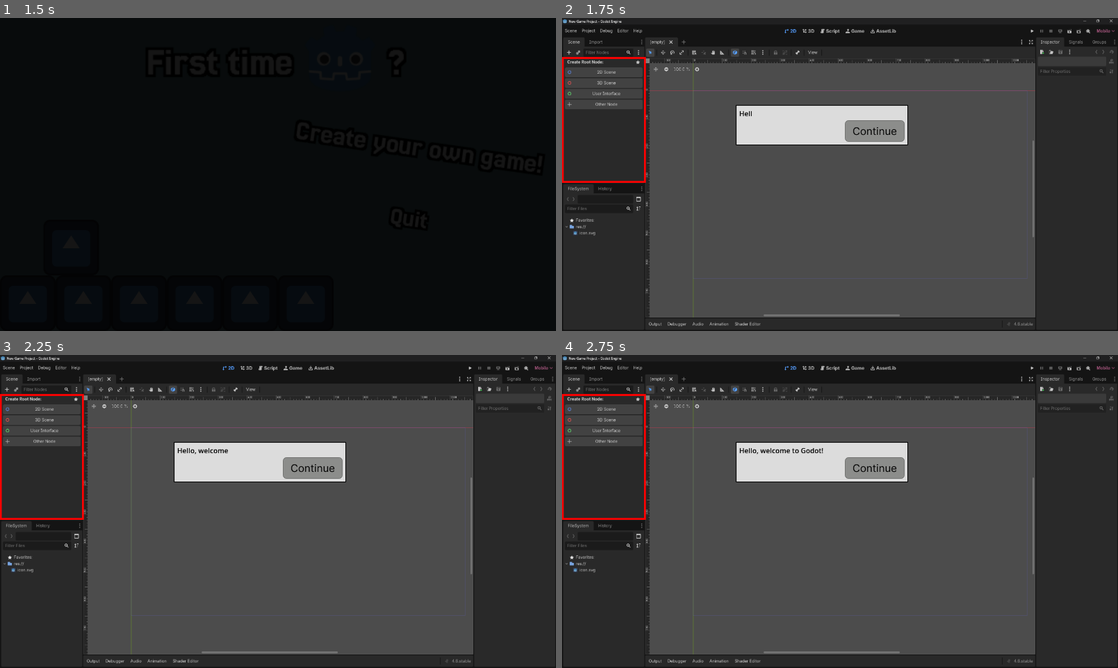
Above: before the commit, frames 1-4 (two rows, left to right).
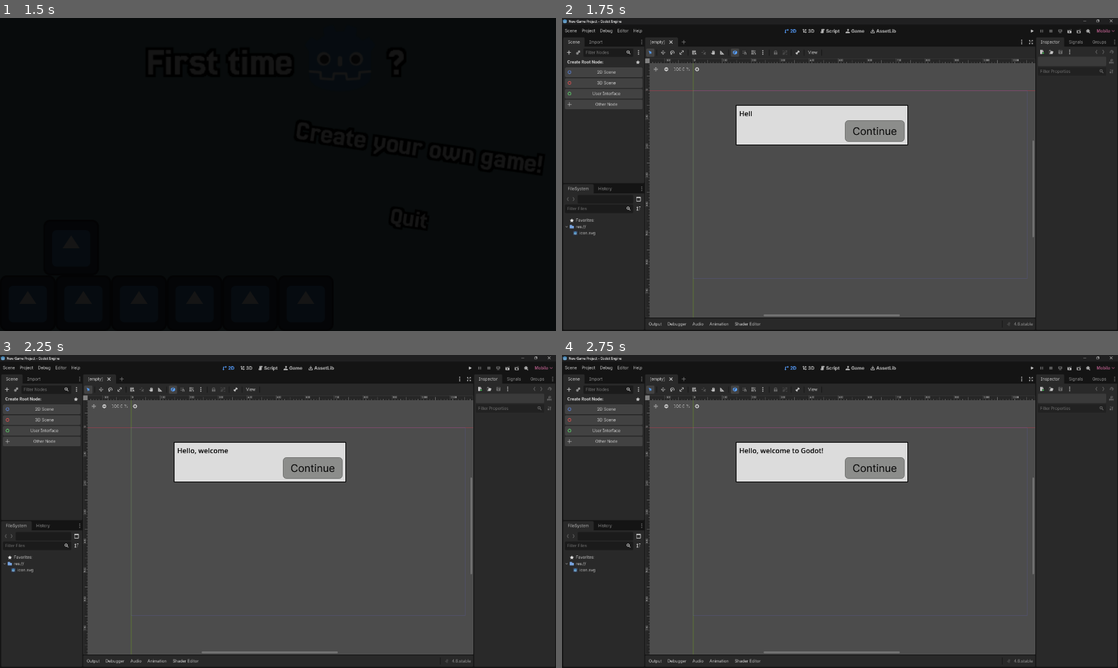
Above: after the commit, the same moments.

Repository: Nils1024/godot-workshop-platformer
Game: Godot game, scene res://scenes/main.tscn
The game is run twice, just before and just after one commit, with the same random seed, the same clock (stepped at 60 frames per second) and the same inputs. The engine's default icon, where the game draws it, is replaced by a stand-in: a white triangle on a blue panel in a dark square.
Inputs (mouse positions are in pixels of both pictures, inside the frame that each line leads up to):
- Up to frame 1 (1.5 s): click (417, 149) at 0.5 s; click (417, 149) at 1.25 s
- Up to frame 2 (1.75 s): no input
- Up to frame 3 (2.25 s): tap Enter at 2 s; hold D (right) from 2.03 s (still down); tap Alt at 2.1 s
- Up to frame 4 (2.75 s): keep holding D (right); tap W (up) at 2.27 s

Frame 1 is identical in both runs. In frame 2, 0.5% of the frame differs, in the area x 0-16%, y 12-53%; in frame 3, 0.5%; in frame 4, 0.5%.

Commit message:
Added highlighting with temporary explainations for the different areas

Diff:
--- a/scenes/game.tscn
+++ b/scenes/game.tscn
@@ -1,9 +1,9 @@
 [gd_scene format=3 uid="uid://cajq1i5jh1obt"]
 
 [ext_resource type="Script" uid="uid://dwhv0oe2ft6sd" path="res://scripts/game.gd" id="1_lbhrr"]
-[ext_resource type="PackedScene" uid="uid://co2n8m48u0812" path="res://scenes/textbox.tscn" id="3_lnu2h"]
+[ext_resource type="PackedScene" uid="uid://co2n8m48u0812" path="res://scenes/util/textbox.tscn" id="3_lnu2h"]
 [ext_resource type="Texture2D" uid="uid://73b2nw15lv8t" path="res://images/Game/Screenshot 2026-02-08 003222.png" id="4_lbhrr"]
-[ext_resource type="PackedScene" uid="uid://ca0hptbdvu30l" path="res://scenes/transition.tscn" id="5_iywne"]
+[ext_resource type="PackedScene" uid="uid://ca0hptbdvu30l" path="res://scenes/util/transition.tscn" id="5_iywne"]
 
 [sub_resource type="StyleBoxFlat" id="StyleBoxFlat_lbhrr"]
 bg_color = Color(0.9843137, 0.35686275, 0.3529412, 0)
@@ -28,7 +28,32 @@
 expand_mode = 3
 
 [node name="Panel" type="Panel" parent="." unique_id=190060155]
+visible = false
 offset_top = 90.0
 offset_right = 193.0
 offset_bottom = 379.0
 theme_override_styles/panel = SubResource("StyleBoxFlat_lbhrr")
+
+[node name="Panel2" type="Panel" parent="." unique_id=1570872741]
+visible = false
+offset_left = 1.0
+offset_top = 423.0
+offset_right = 194.0
+offset_bottom = 718.0
+theme_override_styles/panel = SubResource("StyleBoxFlat_lbhrr")
+
+[node name="Panel3" type="Panel" parent="." unique_id=679517682]
+visible = false
+offset_left = 1089.0
+offset_top = 60.0
+offset_right = 1278.0
+offset_bottom = 719.0
+theme_override_styles/panel = SubResource("StyleBoxFlat_lbhrr")
+
+[node name="Panel4" type="Panel" parent="." unique_id=880347399]
+visible = false
+offset_left = 200.0
+offset_top = 104.0
+offset_right = 1092.0
+offset_bottom = 691.0
+theme_override_styles/panel = SubResource("StyleBoxFlat_lbhrr")
--- a/scenes/main.tscn
+++ b/scenes/main.tscn
@@ -10,7 +10,7 @@
 [ext_resource type="Texture2D" uid="uid://dff8sua5al7ed" path="res://images/UI/Logo.png" id="8_tipki"]
 [ext_resource type="Texture2D" uid="uid://ca3wlf5a1rnca" path="res://icon.svg" id="9_85g3d"]
 [ext_resource type="Script" uid="uid://ciowfv71a6skt" path="res://scripts/menu_animation.gd" id="10_choun"]
-[ext_resource type="PackedScene" uid="uid://ca0hptbdvu30l" path="res://scenes/transition.tscn" id="11_ya4ey"]
+[ext_resource type="PackedScene" uid="uid://ca0hptbdvu30l" path="res://scenes/util/transition.tscn" id="11_ya4ey"]
 
 [sub_resource type="TileSetAtlasSource" id="TileSetAtlasSource_choun"]
 texture = ExtResource("9_85g3d")
@@ -95,7 +95,7 @@
 
 [sub_resource type="Animation" id="Animation_85g3d"]
 resource_name = "PlatformerAnimation"
-length = 4.0
+length = 4.5
 tracks/0/type = "value"
 tracks/0/imported = false
 tracks/0/enabled = true
@@ -103,7 +103,7 @@
 tracks/0/interp = 1
 tracks/0/loop_wrap = true
 tracks/0/keys = {
-"times": PackedFloat32Array(0, 1, 1.98, 2.1, 2.2333333, 2.3666666, 2.5, 2.6333334, 3.2091992, 3.4523203, 4),
+"times": PackedFloat32Array(0, 1, 1.98, 2.1, 2.2333333, 2.3666666, 2.5, 2.6333334, 3.2666667, 3.8, 4.5),
 "transitions": PackedFloat32Array(1, 1, 1, 1, 1, 1, 1, 1, 1, 1, 1),
 "update": 0,
 "values": [Vector2(80, -76), Vector2(80, 528), Vector2(250, 528), Vector2(291, 478), Vector2(325, 457), Vector2(364, 457), Vector2(392, 484), Vector2(440, 527), Vector2(628, 527), Vector2(822, 532), Vector2(1086, 814)]
--- a/scripts/game.gd
+++ b/scripts/game.gd
@@ -1,6 +1,16 @@
 extends Node
 
 @onready var textbox = $Textbox
+
+enum GameState {
+	INTRO,
+	NODE_INTRO,
+	FILE_INTRO,
+	INSPECTOR_INTRO,
+	WORKSPACE_INTRO
+}
+
+var current_game_state = GameState.INTRO
 
 # Called when the node enters the scene tree for the first time.
 func _ready() -> void:
@@ -10,3 +20,26 @@
 	textbox.queue_text("Hello, welcome to Godot!")
 	textbox.queue_text("In this small tutorial, you will build a 2D game with a player that can run and jump around.")
 	textbox.queue_text("First of all I want to show you all the important areas of Godot.")
+
+func _process(delta: float) -> void:
+	if textbox.text_queue.is_empty() and textbox.current_state == textbox.State.READY:
+		match current_game_state:
+			GameState.INTRO:
+				$Panel.show()
+				textbox.queue_text("This is your node editor")
+				current_game_state = GameState.NODE_INTRO
+			GameState.NODE_INTRO:
+				$Panel.hide()
+				$Panel2.show()
+				textbox.queue_text("This is your file explorer")
+				current_game_state = GameState.FILE_INTRO
+			GameState.FILE_INTRO:
+				$Panel2.hide()
+				$Panel3.show()
+				textbox.queue_text("This is your inspector")
+				current_game_state = GameState.INSPECTOR_INTRO
+			GameState.INSPECTOR_INTRO:
+				$Panel3.hide()
+				$Panel4.show()
+				textbox.queue_text("This is your workspace")
+				current_game_state = GameState.WORKSPACE_INTRO
Renamed: scenes/textbox.tscn -> scenes/util/textbox.tscn
Renamed: scenes/transition.tscn -> scenes/util/transition.tscn
Not shown, added: .DS_Store
